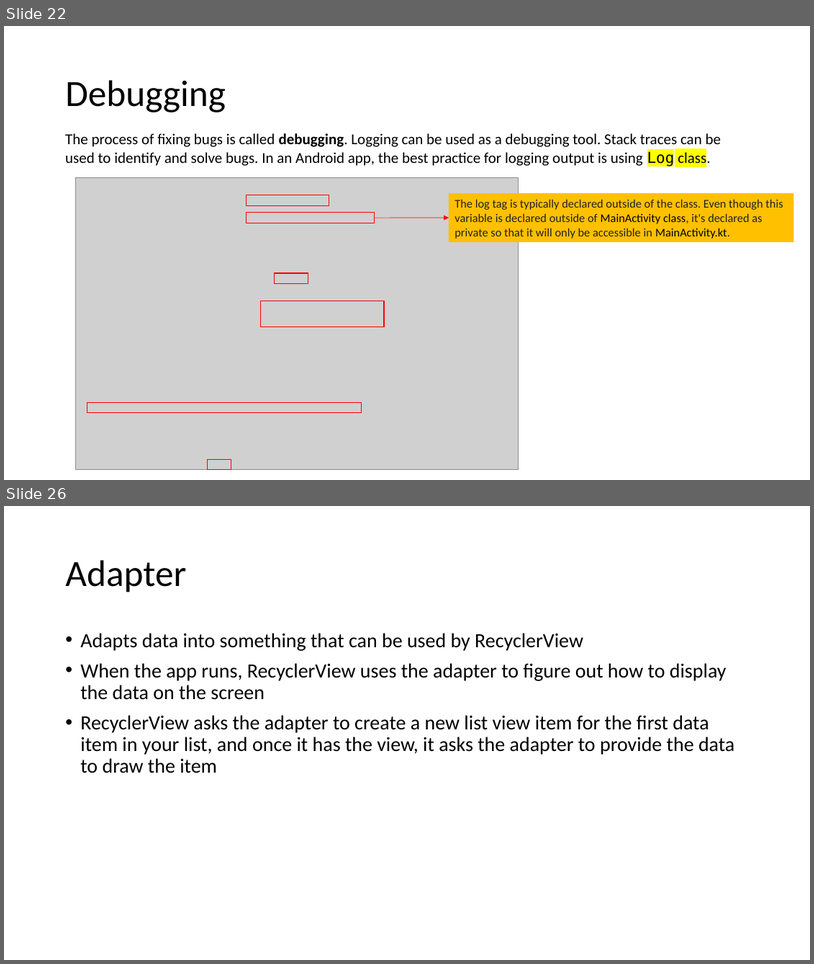
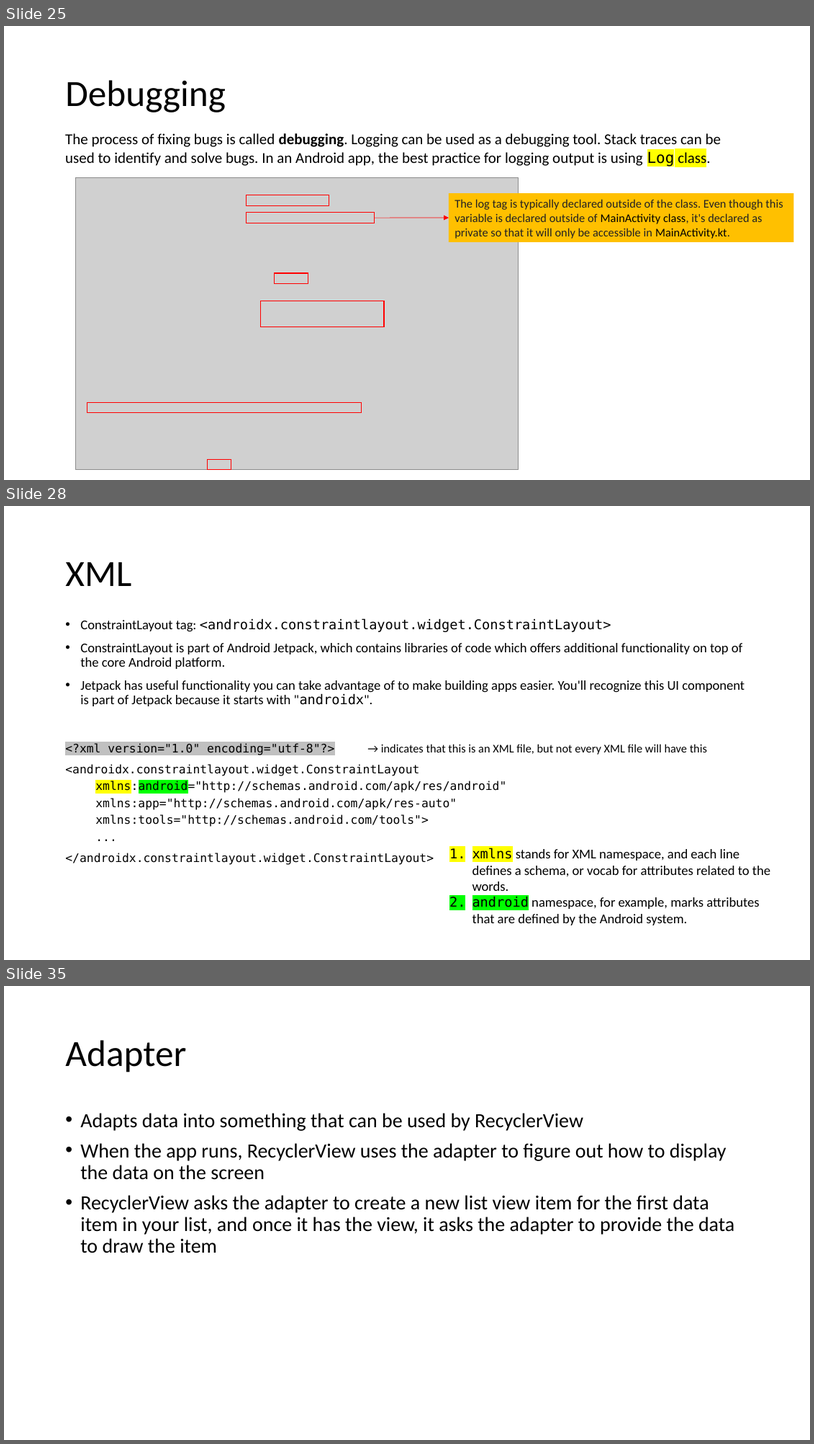
Before and after one commit to joellecorliss/Associate-Android-Developer, a slide deck: Android Basics in Kotlin.pptx. Shown one above the other, each under a label of ours: slides 22 and 26 before the commit, slides 25, 28 and 35 after it; the slides between them are not shown. The pictures are 814x964 and 814x1444 pixels, drawn with LibreOffice and Linux fonts; fonts in the diff are those of the drawing; grey boxes stand for pictures. Boxes give left, top, right and bottom in pixels: in the first picture for what was removed or moved away, otherwise in the second. Text is boxed around its words. In the diff, an @@ line names an element or a change of style, - is before the commit and + after.

```diff
--- a/Android Basics in Kotlin.pptx
+++ b/Android Basics in Kotlin.pptx
@@ slide 28 added at [4, 506, 810, 960], background #FFFFFF @@
@@ title added at [65, 562, 131, 586], 44 pt, text #000000 @@
+XML
@@ text added at [65, 618, 745, 865], 14 pt, text #000000 @@
+• ConstraintLayout tag: <androidx.constraintlayout.widget.ConstraintLayout>
+• ConstraintLayout is part of Android Jetpack, which contains libraries of code which offers additional functionality on top of the core Android platform.
+• Jetpack has useful functionality you can take advantage of to make building apps easier. You'll recognize this UI component is part of Jetpack because it starts with "androidx".
+<?xml version="1.0" encoding="utf-8"?> → indicates that this is an XML file, but not every XML file will have this
+<androidx.constraintlayout.widget.ConstraintLayout
+  xmlns:android="http://schemas.android.com/apk/res/android"
+  xmlns:app="http://schemas.android.com/apk/res-auto"
+  xmlns:tools="http://schemas.android.com/tools">
+  ...
+</androidx.constraintlayout.widget.ConstraintLayout>
@@ text added at [473, 848, 771, 925], 16 pt, text #000000 @@
+1. xmlns stands for XML namespace, and each line defines a schema, or vocab for attributes related to the words.
+2. android namespace, for example, marks attributes that are defined by the Android system.
@@ what was slide 22 is now slide 25 @@
@@ what was slide 26 is now slide 35 @@
```
Also in this commit, not shown: 7 slides changed, 10 other slides added, 1 slide removed.
